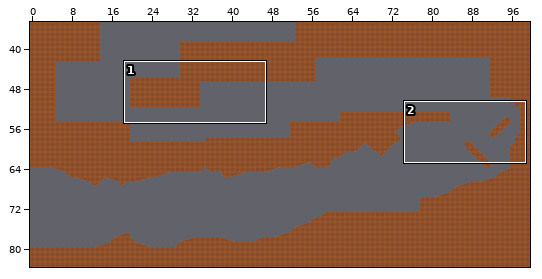
Two versions of a level (Tiled map, Assets/Tools/SuperTiled2Unity/Import/TestArea.tmx). Above, an overview of the earlier version with the close-up marked.
Close-up. Old version:
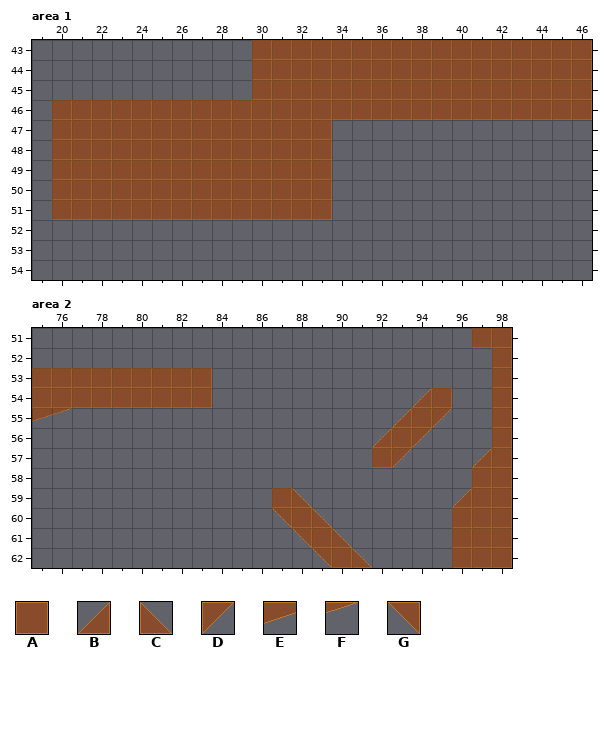
Cells are 32x32 px. Shown: area 1 x 19..46, y 43..54; area 2 x 75..98, y 51..62. The commit also changed other parts of the map, which this record leaves out.
Key: from "PrototypeTileSet": A 8, B 12, C 17, D 25, E 27, F 28, G 36.
_ is an empty cell.
Layer "Tile Layer 1" before, area 1, first column x 19:
43 ___________AAAAAAAAAAAAAAAAA
44 ___________AAAAAAAAAAAAAAAAA
45 ___________AAAAAAAAAAAAAAAAA
46 _AAAAAAAAAAAAAAAAAAAAAAAAAAA
47 _AAAAAAAAAAAAAA_____________
48 _AAAAAAAAAAAAAA_____________
49 _AAAAAAAAAAAAAA_____________
50 _AAAAAAAAAAAAAA_____________
51 _AAAAAAAAAAAAAA_____________
52 ____________________________
53 ____________________________
54 ____________________________
Layer "Tile Layer 1" before, area 2, first column x 75:
51 ______________________AA
52 _______________________A
53 AAAAAAAAA______________A
54 AAAAAAAAA__________BA__A
55 EF________________BAD__A
56 _________________BAD___A
57 _________________AD___BA
58 ______________________AA
59 ____________AC_______BAA
60 ____________GAC______AAA
61 _____________GAC_____AAA
62 ______________GAC____AAA
Now the later version:
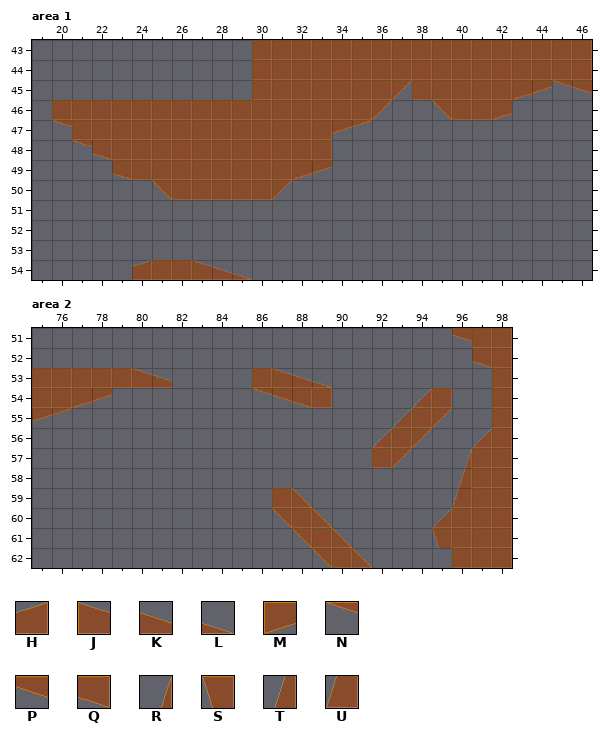
Further tiles: from "PrototypeTileSet": H 11, J 18, K 19, L 20, M 26, N 33, P 34, Q 35, R 41, S 43, T 49, U 57.
Changes in this commit:
{"where": "layer \"Tile Layer 1\", area 1"}
{"y":45,"x":37,"old":"A","new":"D"}
{"y":45,"x":43,"old":"AAAA","new":"MENP"}
{"y":46,"x":36,"old":"AAAA","new":"D__G"}
{"y":46,"x":42,"old":"AAAAA","new":"M____"}
{"y":47,"x":20,"old":"A","new":"N"}
{"y":47,"x":34,"old":"__","new":"EF"}
{"y":48,"x":20,"old":"AAA","new":"_NQ"}
{"y":49,"x":20,"old":"AAAA","new":"___Q"}
{"y":49,"x":32,"old":"AA","new":"ME"}
{"y":50,"x":20,"old":"AAAAAA","new":"_____G"}
{"y":50,"x":31,"old":"AAA","new":"D__"}
{"y":51,"x":20,"old":"AAAAAAAAAAAAAA","new":"______________"}
{"y":54,"x":24,"old":"______","new":"HAAJKL"}
{"where": "layer \"Tile Layer 1\", area 2"}
{"y":51,"x":96,"old":"_","new":"P"}
{"y":52,"x":97,"old":"_","new":"Q"}
{"y":53,"x":80,"old":"AAAA","new":"JK__"}
{"y":53,"x":86,"old":"____","new":"AJKL"}
{"y":54,"x":77,"old":"AAAAAAA","new":"ME_____"}
{"y":54,"x":86,"old":"____","new":"NPQA"}
{"y":56,"x":97,"old":"_","new":"B"}
{"y":57,"x":96,"old":"_B","new":"RA"}
{"y":58,"x":96,"old":"_","new":"T"}
{"y":59,"x":96,"old":"B","new":"U"}
{"y":60,"x":95,"old":"_","new":"B"}
{"y":61,"x":95,"old":"_","new":"S"}
